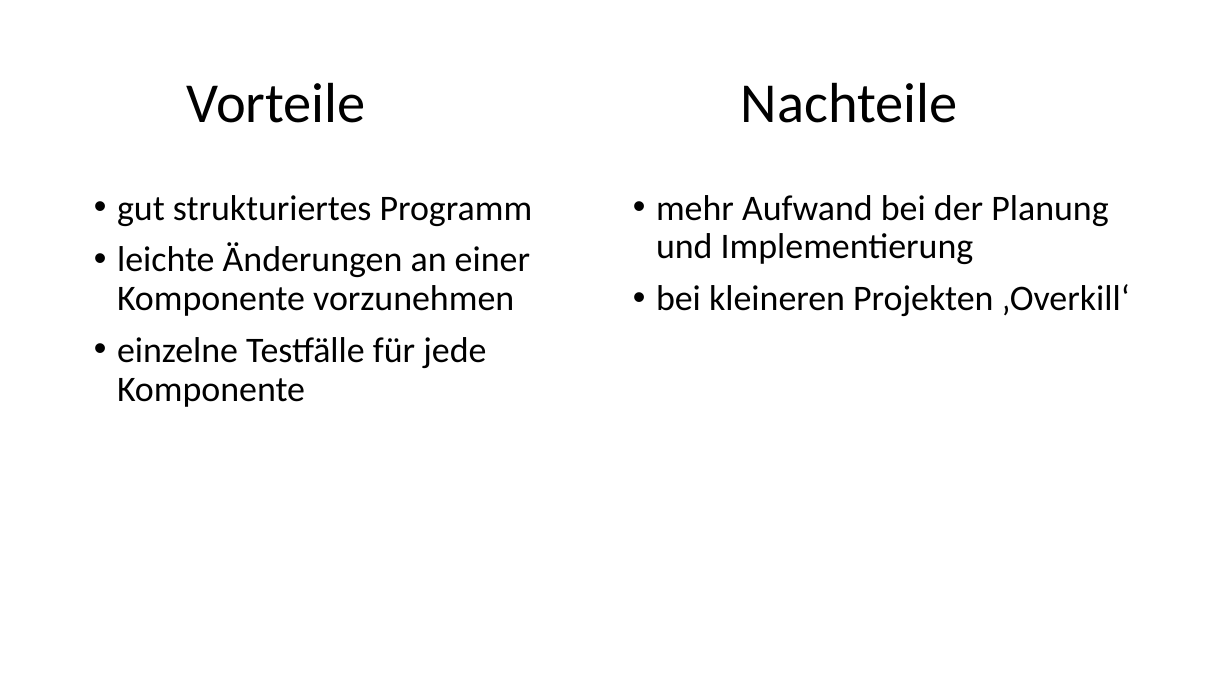
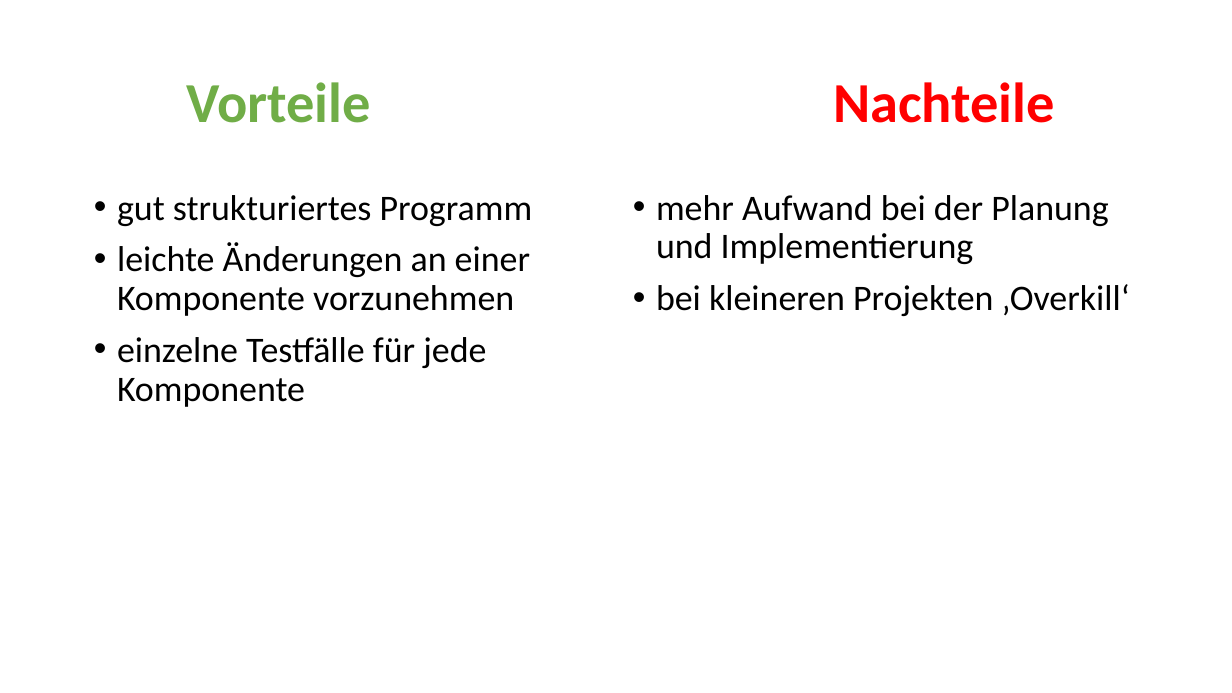
Before and after one commit to brandart/mvc_presentation, a slide deck: slide 9 of doc/Brandstetter_MVC_02.pptx. Drawn at 1232x693 pixels with LibreOffice and Linux fonts; fonts in the diff are those of the drawing. Boxes give left, top, right and bottom in pixels: in the first picture for what was removed or moved away, otherwise in the second. Text is boxed around its words. In the diff, an @@ line names an element or a change of style, - is before the commit and + after.

```diff
--- a/doc/Brandstetter_MVC_02.pptx
+++ b/doc/Brandstetter_MVC_02.pptx
@@ title "Vorteile Nachteile" at (x1=186, y1=82, x2=1055, y2=123): text colour #000000 to #70AD47 in "Vorteile"; text colour #000000 to #FF0000 in "Nachteile"; bold on @@
```
Also in this commit, not shown: 7 other slides changed, 1 slide added, 1 slide removed, 1 other file.
